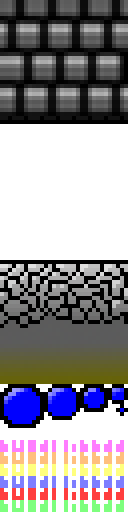
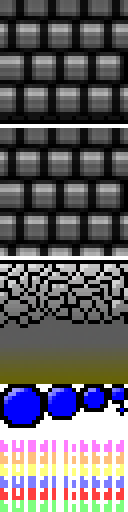
Layer changes from the first 128 x 512 image to the second:
painted on "Background" over 0, 128, 128, 256
